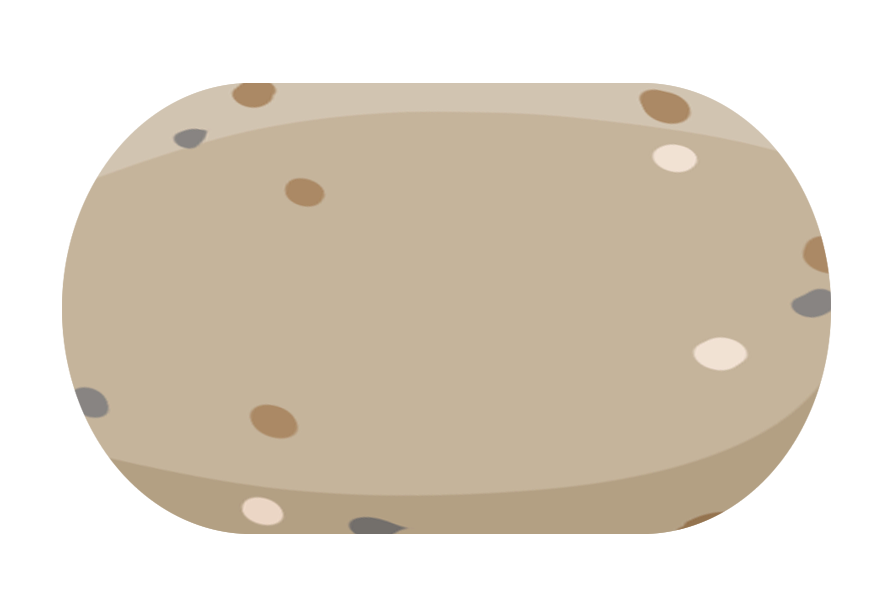
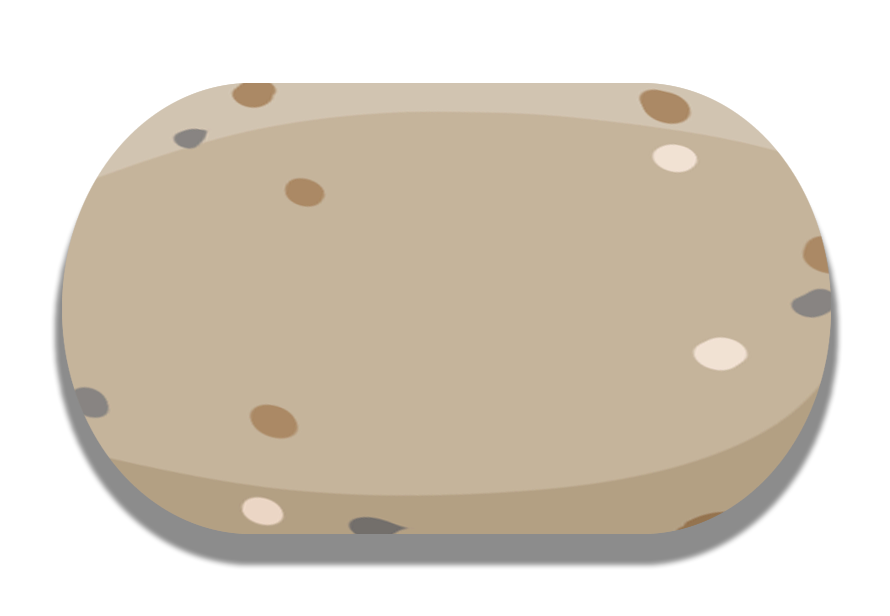
Before/after of a w=890, h=616 layered artwork. What changed in the layer stack:
pixels changed over [50, 198, 843, 570] (layer not identified)
